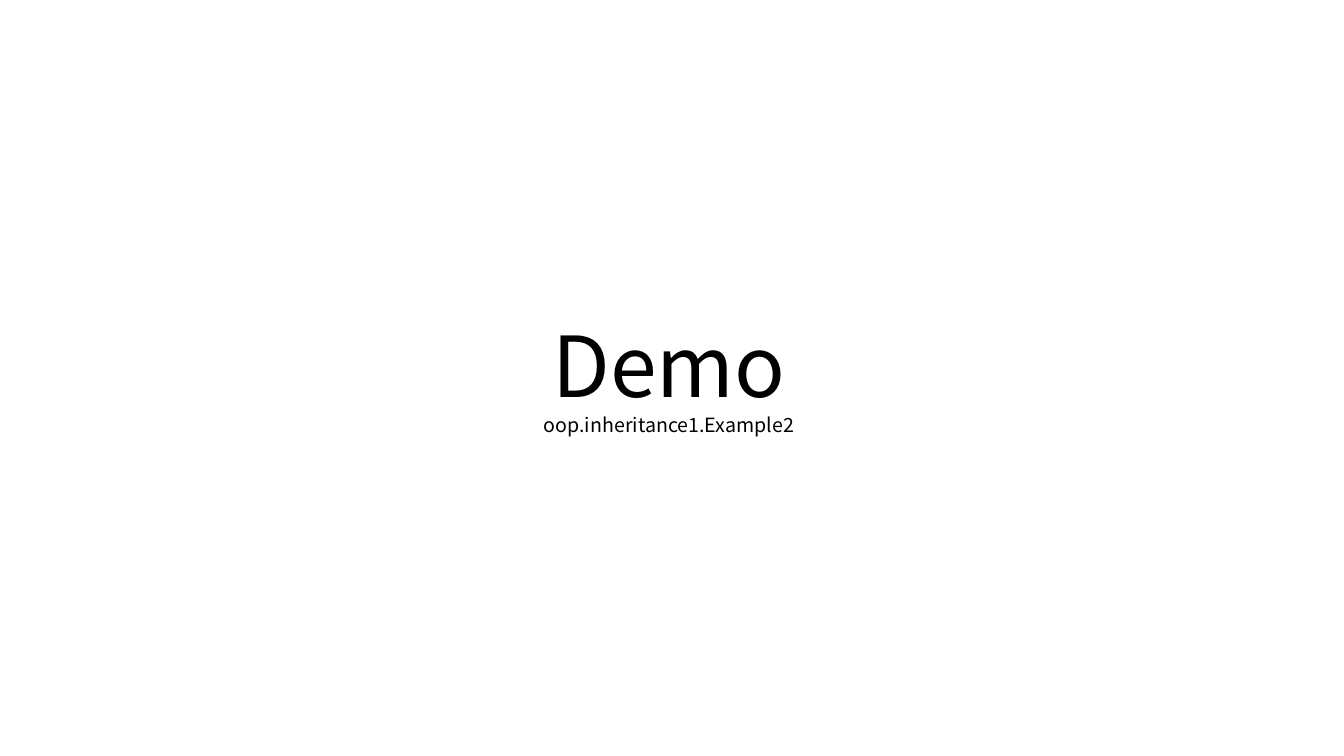
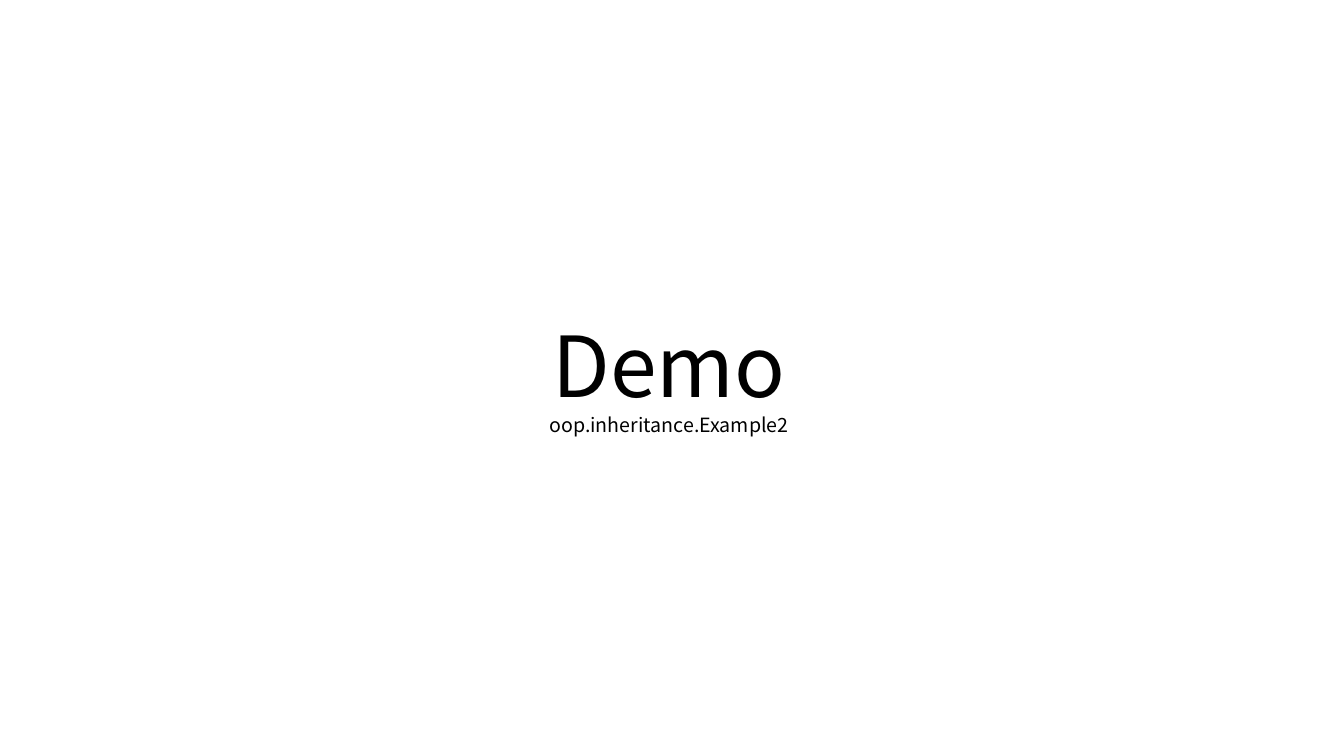
Before and after one commit to YonghoChoi/develop-note, a slide deck: slide 29 of ppt/객체지향 기본.pptx. Drawn at 1344x756 pixels with LibreOffice and Linux fonts; fonts in the diff are those of the drawing. Boxes give left, top, right and bottom in pixels: in the first picture for what was removed or moved away, otherwise in the second. Text is boxed around its words. In the diff, an @@ line names an element or a change of style, - is before the commit and + after.

```diff
--- a/ppt/객체지향 기본.pptx
+++ b/ppt/객체지향 기본.pptx
@@ title at (549, 335, 788, 437): text changed @@
-Demo
-oop.inheritance1.Example2
+Demo
+oop.inheritance.Example2
```
Also in this commit, not shown: 6 slides added, 4 slides removed.
